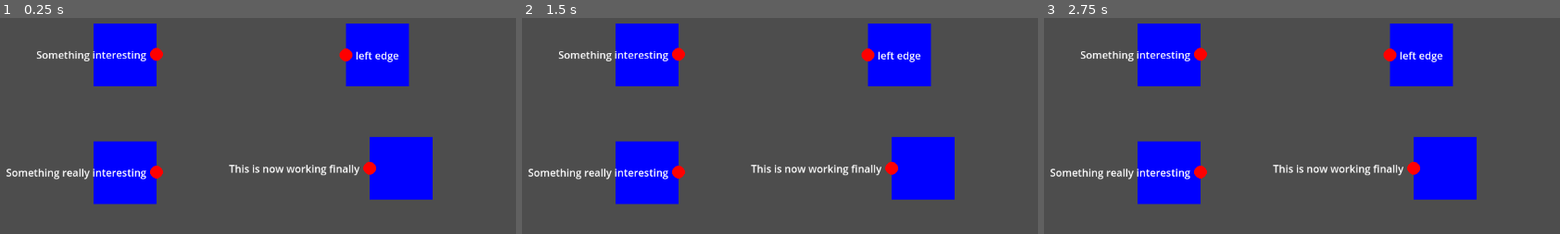
Above: before the commit, frames 1-3 (left to right).
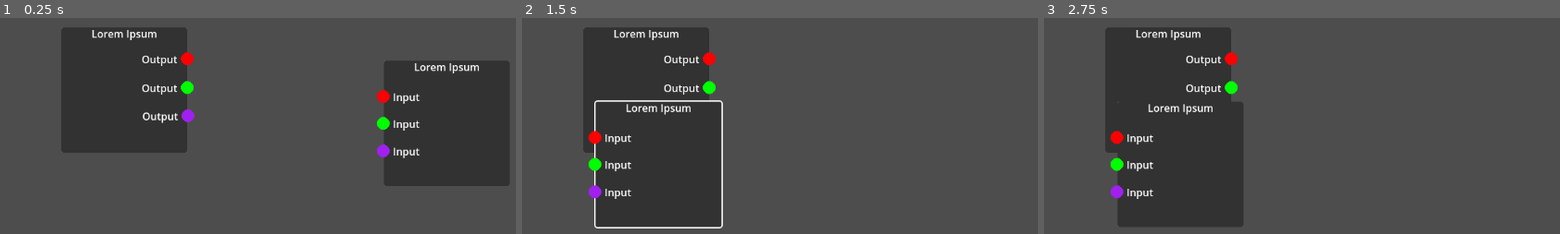
Above: after the commit, the same moments.

Repository: wpuerner/blocklogic
Game: Godot game, scene res://scenes/block_logic_window.tscn
The game is run twice, just before and just after one commit, with the same random seed, the same clock (stepped at 60 frames per second) and the same inputs.
Inputs (mouse positions are in pixels of both pictures, inside the frame that each line leads up to):
- Up to frame 1 (0.25 s): no input
- Up to frame 2 (1.5 s): tap Enter at 0.5 s; move the mouse to (960, 76) at 0.52 s; press the mouse at (960, 76) at 0.53 s; tap Space at 1.25 s; move the mouse to (651, 119) at 1.27 s; release the mouse at (651, 119) at 1.28 s; click (651, 119) at 1.35 s
- Up to frame 3 (2.75 s): tap Enter at 2 s; move the mouse to (outside the picture) at 2.02 s; press the mouse at (outside the picture) at 2.03 s

The runs differ from the first frame. In frame 1, 37% of the frame differs, in the area x 1-99%, y 2-87%; in frame 2, 32%; in frame 3, 31%.

Commit message:
input and output nodes; node types

Diff:
--- a/scenes/block.gd
+++ b/scenes/block.gd
@@ -1,4 +1,18 @@
+@tool
 class_name Block extends Area2D
+
+@export var width: int:
+	set(value):
+		width = value
+		_update_children()
+@export var height: int:
+	set(value):
+		height = value
+		_update_children()
+@export var label: String:
+	set(value):
+		label = value
+		_update_children()
 
 var is_selected: bool
 var offset: Vector2
@@ -8,10 +22,17 @@
 	is_selected = true
 
 func hover():
-	$OutlineSprite2D.show_outline()
+	var stylebox: StyleBox = $Panel.get_theme_stylebox("panel")
+	stylebox.border_color.a = 1.0
+	$Panel.add_theme_stylebox_override("panel", stylebox)
 
 func unhover():
-	$OutlineSprite2D.hide_outline()
+	var stylebox: StyleBox = $Panel.get_theme_stylebox("panel")
+	stylebox.border_color.a = 0.0
+	$Panel.add_theme_stylebox_override("panel", stylebox)
+
+func _ready():
+	_update_children()
 
 func _physics_process(_delta):
 	if is_selected:
@@ -20,3 +41,11 @@
 func _input(event: InputEvent):
 	if event.is_action_released("select"):
 		is_selected = false
+
+func _update_children():
+	if !has_node("Panel/Label"): return
+	$Panel.size.x = width
+	$Panel.size.y = height
+	$Panel/Label.text = label
+	$CollisionShape2D.shape.size = $Panel.size
+	$CollisionShape2D.position = $CollisionShape2D.shape.size / 2
--- a/scenes/block.tscn
+++ b/scenes/block.tscn
@@ -1,26 +1,55 @@
 [gd_scene load_steps=6 format=3 uid="uid://bqkyxdlrgng1a"]
 
 [ext_resource type="Script" path="res://scenes/block.gd" id="1_6xkx2"]
-[ext_resource type="PackedScene" uid="uid://rv2edgftmm8j" path="res://scenes/common/outline_sprite_2d.tscn" id="2_48wx8"]
-[ext_resource type="Shader" path="res://assets/outline.gdshader" id="3_hvfrm"]
 
 [sub_resource type="RectangleShape2D" id="RectangleShape2D_isbqh"]
-size = Vector2(128, 128)
+resource_local_to_scene = true
+size = Vector2(200, 200)
 
-[sub_resource type="ShaderMaterial" id="ShaderMaterial_0p0l4"]
+[sub_resource type="Theme" id="Theme_tupse"]
+
+[sub_resource type="StyleBoxFlat" id="StyleBoxFlat_wvd2q"]
 resource_local_to_scene = true
-shader = ExtResource("3_hvfrm")
-shader_parameter/width = 0
-shader_parameter/outline_color = Color(1, 1, 1, 1)
+bg_color = Color(0.194349, 0.194349, 0.194349, 1)
+border_width_left = 2
+border_width_top = 2
+border_width_right = 2
+border_width_bottom = 2
+border_color = Color(1, 1, 1, 0)
+corner_radius_top_left = 4
+corner_radius_top_right = 4
+corner_radius_bottom_right = 4
+corner_radius_bottom_left = 4
+corner_detail = 4
+
+[sub_resource type="LabelSettings" id="LabelSettings_yemtj"]
 
 [node name="Block" type="Area2D"]
 collision_layer = 2
 collision_mask = 0
 script = ExtResource("1_6xkx2")
+width = 200
+height = 200
+label = "Lorem Ipsum"
 
 [node name="CollisionShape2D" type="CollisionShape2D" parent="."]
-visible = false
+position = Vector2(100, 100)
 shape = SubResource("RectangleShape2D_isbqh")
 
-[node name="OutlineSprite2D" parent="." instance=ExtResource("2_48wx8")]
-material = SubResource("ShaderMaterial_0p0l4")
+[node name="Panel" type="Panel" parent="."]
+offset_right = 200.0
+offset_bottom = 200.0
+theme = SubResource("Theme_tupse")
+theme_override_styles/panel = SubResource("StyleBoxFlat_wvd2q")
+
+[node name="Label" type="Label" parent="Panel"]
+layout_mode = 1
+anchors_preset = 5
+anchor_left = 0.5
+anchor_right = 0.5
+offset_left = -51.5
+offset_right = 51.5
+offset_bottom = 23.0
+grow_horizontal = 2
+text = "Lorem Ipsum"
+label_settings = SubResource("LabelSettings_yemtj")
--- a/scenes/block_logic_window.gd
+++ b/scenes/block_logic_window.gd
@@ -33,7 +33,7 @@
 		hovered_item = item
 	elif state == State.MOVING_BLOCK:
 		hovered_item = null
-	elif state == State.CREATING_CONNECTION and item is BlockNode and item != starting_block_node:
+	elif state == State.CREATING_CONNECTION and item is BlockNode and connection_being_created.can_connect(item):
 		hovered_item = item
 
 func _input(event: InputEvent):
@@ -44,16 +44,14 @@
 		elif hovered_item is BlockNode:
 			state = State.CREATING_CONNECTION
 			if is_instance_valid(hovered_item.connection): hovered_item.connection.queue_free()
-			starting_block_node = hovered_item
-			hovered_item = null
 			connection_being_created = preload("res://scenes/block_node_connection.tscn").instantiate()
 			add_child(connection_being_created)
-			connection_being_created.start = starting_block_node
+			connection_being_created.connect_block_node(hovered_item)
 	elif event.is_action_released("select"):
 		if state == State.CREATING_CONNECTION:
 			if hovered_item != null:
 				if is_instance_valid(hovered_item.connection): hovered_item.connection.queue_free()
-				connection_being_created.end = hovered_item
+				connection_being_created.connect_block_node(hovered_item)
 			else:
 				connection_being_created.queue_free()
 		state = State.IDLE
--- a/scenes/block_logic_window.tscn
+++ b/scenes/block_logic_window.tscn
@@ -1,39 +1,40 @@
-[gd_scene load_steps=4 format=3 uid="uid://bbk8hm03vvp74"]
+[gd_scene load_steps=5 format=3 uid="uid://bbk8hm03vvp74"]
 
 [ext_resource type="Script" path="res://scenes/block_logic_window.gd" id="1_817wy"]
 [ext_resource type="PackedScene" uid="uid://bqkyxdlrgng1a" path="res://scenes/block.tscn" id="2_rhrek"]
-[ext_resource type="PackedScene" uid="uid://b57o4bh6u4xdh" path="res://scenes/block_node.tscn" id="3_mv7af"]
+[ext_resource type="PackedScene" uid="uid://c3870dovlod1a" path="res://scenes/output_block_node.tscn" id="3_b76jt"]
+[ext_resource type="PackedScene" uid="uid://q1jl8p2yjb0j" path="res://scenes/input_block_node.tscn" id="4_dyx5i"]
 
 [node name="BlockLogicWindow" type="Node2D"]
 script = ExtResource("1_817wy")
 
 [node name="BlueBlock" parent="." instance=ExtResource("2_rhrek")]
-position = Vector2(736, 257)
+position = Vector2(242, 212)
 
-[node name="BlockNode" parent="BlueBlock" instance=ExtResource("3_mv7af")]
-position = Vector2(-49, 0)
-label = "left edge"
+[node name="OutputBlockNode" parent="BlueBlock" instance=ExtResource("3_b76jt")]
+position = Vector2(198, 51)
+label = "Output"
+
+[node name="OutputBlockNode2" parent="BlueBlock" instance=ExtResource("3_b76jt")]
+position = Vector2(198, 96)
+label = "Output"
+type = 1
+
+[node name="OutputBlockNode3" parent="BlueBlock" instance=ExtResource("3_b76jt")]
+position = Vector2(199, 140)
+label = "Output"
+type = 2
 
 [node name="BlueBlock2" parent="." instance=ExtResource("2_rhrek")]
-position = Vector2(773, 434)
+position = Vector2(744, 264)
 
-[node name="BlockNode" parent="BlueBlock2" instance=ExtResource("3_mv7af")]
-position = Vector2(-49, 0)
-is_left_edge = false
-label = "This is now working finally"
+[node name="InputBlockNode" parent="BlueBlock2" instance=ExtResource("4_dyx5i")]
+position = Vector2(1, 58)
 
-[node name="RedBlock" parent="." instance=ExtResource("2_rhrek")]
-position = Vector2(343, 257)
+[node name="InputBlockNode2" parent="BlueBlock2" instance=ExtResource("4_dyx5i")]
+position = Vector2(1, 100)
+type = 1
 
-[node name="BlockNode" parent="RedBlock" instance=ExtResource("3_mv7af")]
-position = Vector2(49, -1)
-is_left_edge = false
-label = "Something interesting"
-
-[node name="RedBlock2" parent="." instance=ExtResource("2_rhrek")]
-position = Vector2(343, 441)
-
-[node name="BlockNode" parent="RedBlock2" instance=ExtResource("3_mv7af")]
-position = Vector2(49, -1)
-is_left_edge = false
-label = "Something really interesting"
+[node name="InputBlockNode3" parent="BlueBlock2" instance=ExtResource("4_dyx5i")]
+position = Vector2(1, 143)
+type = 2
--- a/scenes/block_node.gd
+++ b/scenes/block_node.gd
@@ -9,6 +9,16 @@
 	set(value):
 		label = value
 		_update_text()
+@export var type: Type:
+	set(value):
+		type = value
+		$OutlineSprite2D.self_modulate = _get_color_for_type(type)
+
+enum Type {
+	BOOL,
+	NUMBER,
+	OBJECT
+}
 
 var connection: BlockNodeConnection
 
@@ -30,3 +40,9 @@
 func _update_text():
 	if !has_node("MarginContainer/Label"): return
 	$MarginContainer/Label.text = label
+
+func _get_color_for_type(type: Type):
+	if type == Type.BOOL: return Color.RED
+	if type == Type.NUMBER: return Color.GREEN
+	if type == Type.OBJECT: return Color.PURPLE
+	return Color.DIM_GRAY
--- a/scenes/block_node.tscn
+++ b/scenes/block_node.tscn
@@ -36,7 +36,7 @@
 anchor_top = 0.5
 anchor_bottom = 0.5
 offset_top = -11.5
-offset_right = 232.0
+offset_right = 133.0
 offset_bottom = 11.5
 grow_horizontal = 0
 grow_vertical = 2
--- a/scenes/block_node_connection.gd
+++ b/scenes/block_node_connection.gd
@@ -1,34 +1,43 @@
 class_name BlockNodeConnection extends Node2D
 
-var start: BlockNode:
-	set(value):
-		start = value
-		if is_instance_valid(start): start.connection = self
-var end: BlockNode:
-	set(value):
-		end = value
-		if is_instance_valid(end): end.connection = self
-		queue_redraw()
-var start_position: Vector2
-var end_position: Vector2
+var output_node: BlockNode
+var input_node: BlockNode
+var output_node_position: Vector2
+var input_node_position: Vector2
+
+func connect_block_node(block_node: BlockNode):
+	if block_node is InputBlockNode:
+		input_node = block_node
+	elif block_node is OutputBlockNode:
+		output_node = block_node
+	block_node.connection = self
+	queue_redraw()
+
+func can_connect(block_node: BlockNode):
+	if is_instance_valid(output_node):
+		return block_node is InputBlockNode and block_node.type == output_node.type
+	elif is_instance_valid(input_node):
+		return block_node is OutputBlockNode and block_node.type == input_node.type
 
 func _process(_delta):
-	if start != null and end == null:
+	if output_node != null and input_node == null:
 		queue_redraw()
-	elif start != null and start.global_position != start_position:
-		start_position = start.global_position
+	elif input_node != null and output_node == null:
 		queue_redraw()
-	elif end != null and end.global_position != end_position:
-		end_position = end.global_position
+	elif output_node != null and output_node.global_position != output_node_position:
+		output_node_position = output_node.global_position
+		queue_redraw()
+	elif input_node != null and input_node.global_position != input_node_position:
+		input_node_position = input_node.global_position
 		queue_redraw()
 
 func _draw():
-	if start == null:
-		return
-	elif start != null and end == null:
-		draw_line(start.global_position, get_global_mouse_position(), Color.WHITE, 2.0)
-	elif start != null and end != null:
-		draw_line(start.global_position, end.global_position, Color.WHEAT, 2.0)
+	if output_node != null and input_node == null:
+		draw_line(output_node.global_position, get_global_mouse_position(), Color.WHITE, 2.0)
+	elif input_node != null and output_node == null:
+		draw_line(input_node.global_position, get_global_mouse_position(), Color.WHITE, 2.0)
+	elif output_node != null and input_node != null:
+		draw_line(output_node.global_position, input_node.global_position, Color.WHEAT, 2.0)
 
 func _should_redraw():
-	return (start != null and end == null) or (start != null and start.global_position != start_position) or (end != null and end.global_position != end_position)
+	return (output_node != null and input_node == null) or (output_node != null and output_node.global_position != output_node_position) or (input_node != null and input_node.global_position != input_node_position)
--- /dev/null
+++ b/scenes/input_block_node.gd
@@ -0,0 +1,8 @@
+@tool
+class_name InputBlockNode extends BlockNode
+
+func connect_output_node(output_node: OutputBlockNode):
+	output_node.data_was_sent.connect(_handle_input)
+
+func _handle_input(data):
+	pass
--- /dev/null
+++ b/scenes/input_block_node.tscn
@@ -0,0 +1,24 @@
+[gd_scene load_steps=5 format=3 uid="uid://q1jl8p2yjb0j"]
+
+[ext_resource type="PackedScene" uid="uid://b57o4bh6u4xdh" path="res://scenes/block_node.tscn" id="1_8fchq"]
+[ext_resource type="Script" path="res://scenes/input_block_node.gd" id="2_dj15c"]
+[ext_resource type="Shader" path="res://assets/outline.gdshader" id="2_y183s"]
+
+[sub_resource type="ShaderMaterial" id="ShaderMaterial_if4cq"]
+resource_local_to_scene = true
+shader = ExtResource("2_y183s")
+shader_parameter/width = 0
+shader_parameter/outline_color = Color(1, 1, 1, 1)
+
+[node name="InputBlockNode" instance=ExtResource("1_8fchq")]
+script = ExtResource("2_dj15c")
+label = "Input"
+
+[node name="OutlineSprite2D" parent="." index="1"]
+material = SubResource("ShaderMaterial_if4cq")
+
+[node name="MarginContainer" parent="." index="2"]
+offset_right = 72.0
+
+[node name="Label" parent="MarginContainer" index="0"]
+text = "Input"
--- /dev/null
+++ b/scenes/output_block_node.gd
@@ -0,0 +1,7 @@
+@tool
+class_name OutputBlockNode extends BlockNode
+
+signal data_was_output(data)
+
+func output(data):
+	data_was_output.emit(data)
--- /dev/null
+++ b/scenes/output_block_node.tscn
@@ -0,0 +1,28 @@
+[gd_scene load_steps=5 format=3 uid="uid://c3870dovlod1a"]
+
+[ext_resource type="PackedScene" uid="uid://b57o4bh6u4xdh" path="res://scenes/block_node.tscn" id="1_7ouge"]
+[ext_resource type="Script" path="res://scenes/output_block_node.gd" id="2_6lnud"]
+[ext_resource type="Shader" path="res://assets/outline.gdshader" id="2_x12u6"]
+
+[sub_resource type="ShaderMaterial" id="ShaderMaterial_if4cq"]
+resource_local_to_scene = true
+shader = ExtResource("2_x12u6")
+shader_parameter/width = 0
+shader_parameter/outline_color = Color(1, 1, 1, 1)
+
+[node name="OutputBlockNode" instance=ExtResource("1_7ouge")]
+script = ExtResource("2_6lnud")
+is_left_edge = false
+
+[node name="OutlineSprite2D" parent="." index="1"]
+material = SubResource("ShaderMaterial_if4cq")
+
+[node name="MarginContainer" parent="." index="2"]
+anchors_preset = 6
+anchor_left = 1.0
+anchor_right = 1.0
+offset_left = -133.0
+offset_right = 0.0
+
+[node name="Label" parent="MarginContainer" index="0"]
+size_flags_horizontal = 8
